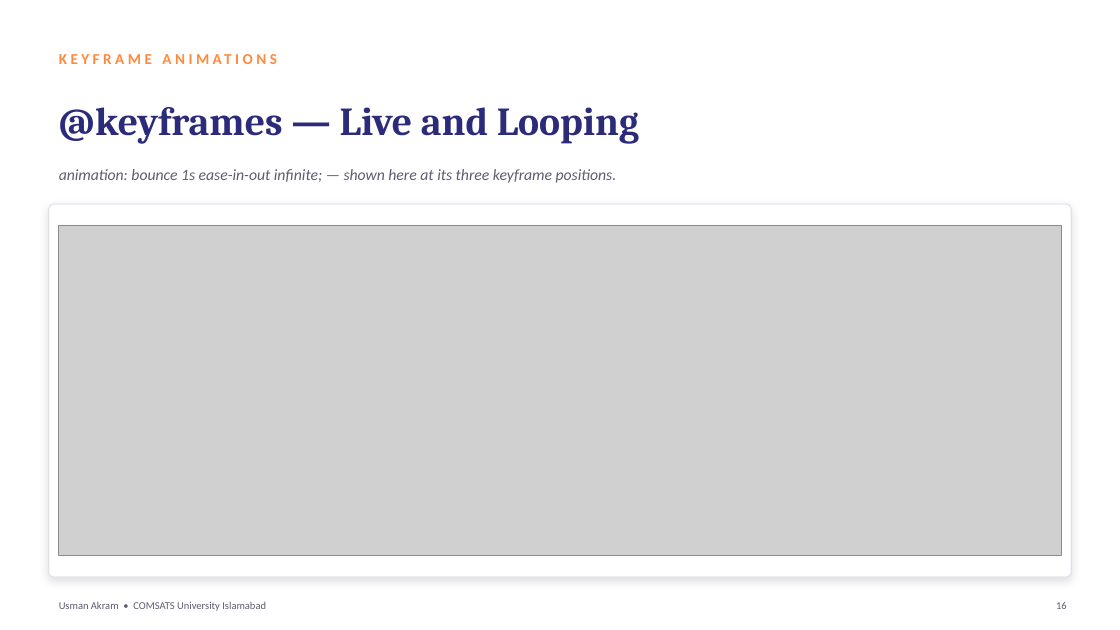
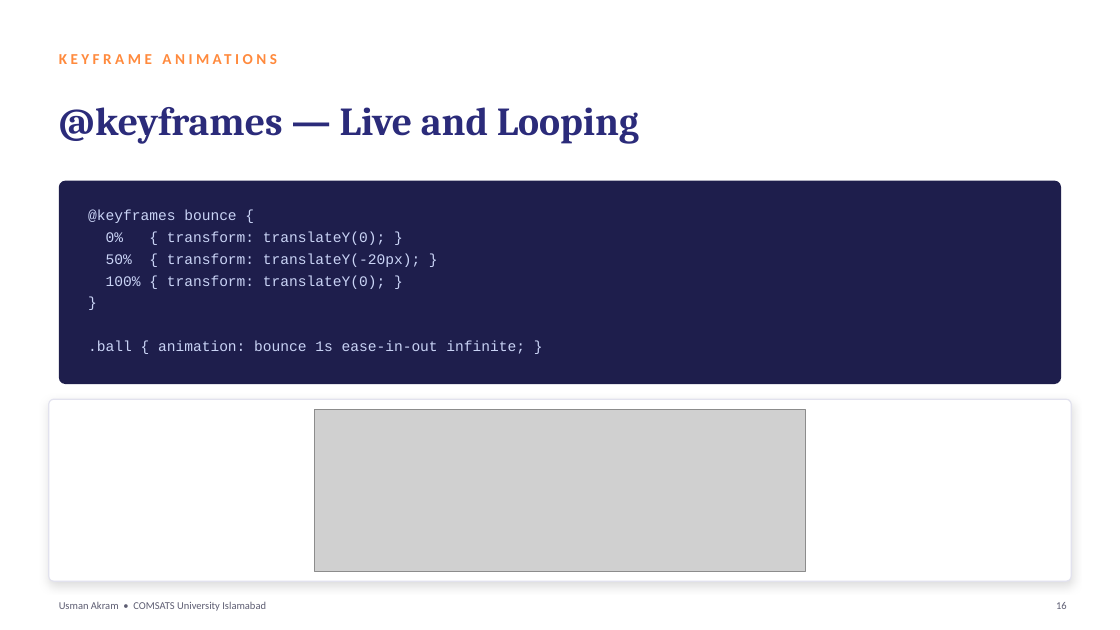
Before and after one commit to mua22/mern-web-book, a slide deck: slide 16 of slides/CSC336-Lecture-08-CSS3-Features.pptx. Drawn at 1120x630 pixels with LibreOffice and Linux fonts; fonts in the diff are those of the drawing; grey boxes stand for pictures. Boxes give left, top, right and bottom in pixels: in the first picture for what was removed or moved away, otherwise in the second. Text is boxed around its words. In the diff, an @@ line names an element or a change of style, - is before the commit and + after.

```diff
--- a/slides/CSC336-Lecture-08-CSS3-Features.pptx
+++ b/slides/CSC336-Lecture-08-CSS3-Features.pptx
@@ text removed at (x1=59, y1=169, x2=617, y2=183) @@
-animation: bounce 1s ease-in-out infinite; — shown here at its three keyframe positions.
@@ rounded rectangle added at (x1=59, y1=181, x2=1061, y2=384), fill #1E1E4C @@
@@ text added at (x1=88, y1=209, x2=525, y2=354), 12.5 pt, text #C9D3F5 @@
+@keyframes bounce {
+0% { transform: translateY(0); }
+50% { transform: translateY(-20px); }
+100% { transform: translateY(0); }
+}
+.ball { animation: bounce 1s ease-in-out infinite; }
@@ rounded rectangle resized from (x1=49, y1=204, x2=1071, y2=577) to (x1=49, y1=399, x2=1071, y2=581) @@
@@ rounded rectangle at (x1=49, y1=399, x2=1071, y2=581): proportions changed @@
@@ picture resized from (x1=59, y1=225, x2=1061, y2=556) to (x1=315, y1=409, x2=806, y2=571) @@
```
Also in this commit, not shown: 11 other slides changed, 2 other files.
